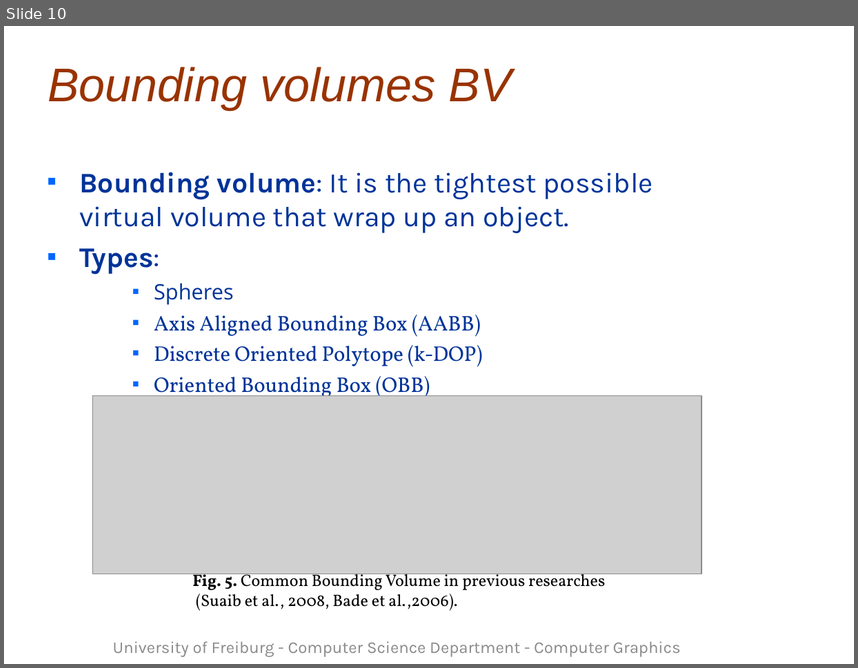
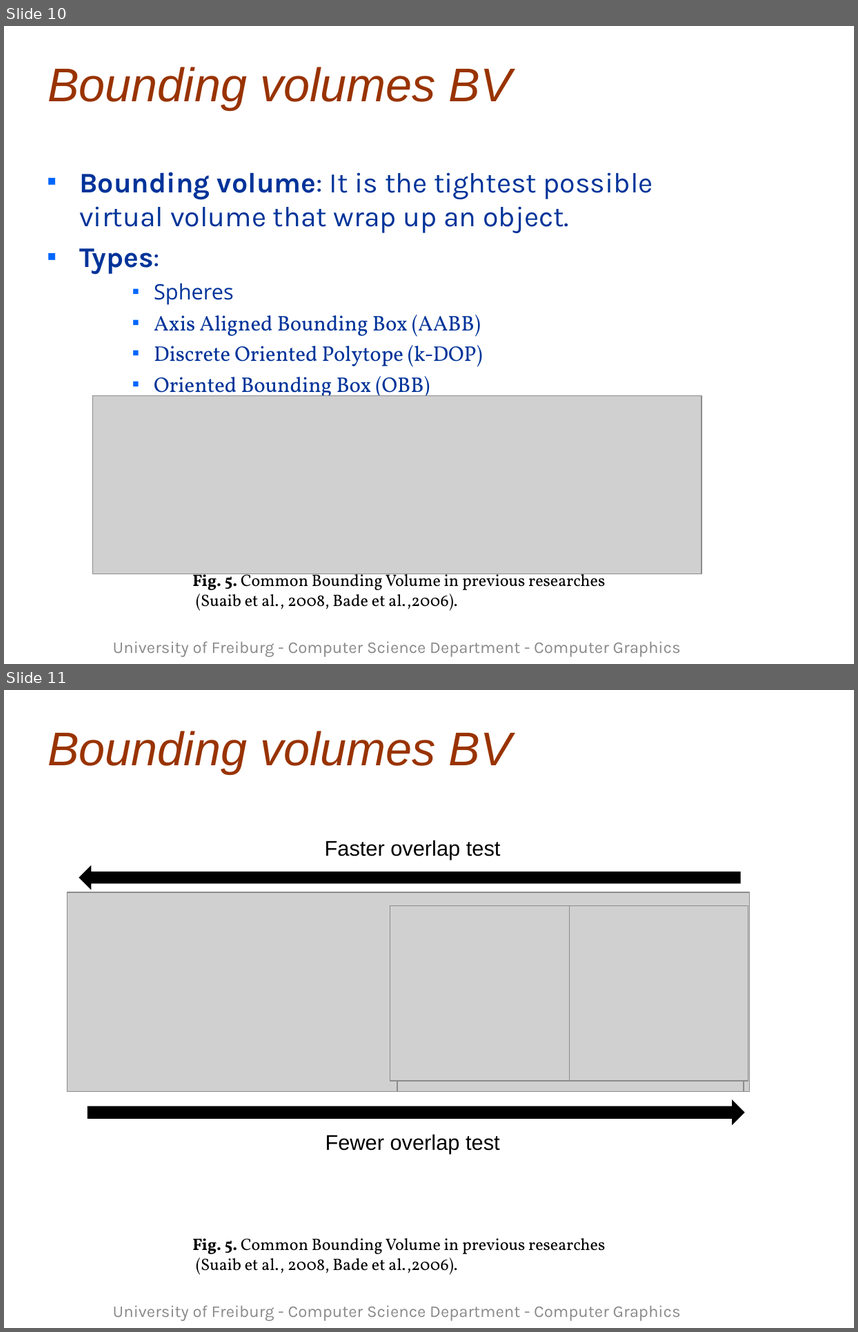
Before and after one commit to Alhajras/Raytracer, a slide deck: Seminar/template (1).ppt. Shown one above the other, each under a label of ours: slide 10 before the commit, slides 10 and 11 after it. The pictures are 858x668 and 858x1332 pixels, drawn with LibreOffice and Linux fonts; fonts in the diff are those of the drawing; grey boxes stand for pictures; background and template pictures are left out. Boxes give left, top, right and bottom in pixels: in the first picture for what was removed or moved away, otherwise in the second. Text is boxed around its words. In the diff, an @@ line names an element or a change of style, - is before the commit and + after.

```diff
--- a/Seminar/template (1).ppt
+++ b/Seminar/template (1).ppt
@@ slide 11 added at bbox=[4, 690, 854, 1328], background picture (left out) @@
@@ title added at bbox=[47, 731, 512, 774], 40 pt, text #993300, italic @@
+Bounding volumes BV
@@ text added at bbox=[325, 840, 501, 859], 18 pt, text #000000 @@
+Faster overlap test
@@ left arrow added at bbox=[80, 867, 740, 889], fill #000000, outline #000000 0.99 pt @@
@@ picture added at bbox=[67, 892, 749, 1092] @@
@@ picture added at bbox=[390, 906, 569, 1081] @@
@@ picture added at bbox=[397, 909, 744, 1092] @@
@@ picture added at bbox=[568, 906, 748, 1081] @@
@@ right arrow added at bbox=[88, 1101, 744, 1123], fill #000000, outline #000000 0.99 pt @@
@@ text added at bbox=[326, 1134, 500, 1154], 18 pt, text #000000 @@
+Fewer overlap test
@@ text added at bbox=[192, 1238, 605, 1274], 14 pt, text #000000 @@
+Fig. 5. Common Bounding Volume in previous researches
+(Suaib et al., 2008, Bade et al.,2006).
@@ text added at bbox=[113, 1305, 681, 1320], 14 pt, text #898989 @@
+University of Freiburg - Computer Science Department - Computer Graphics
```
Also in this commit, not shown: 2 slides changed, 3 other slides added, 27 other files.
